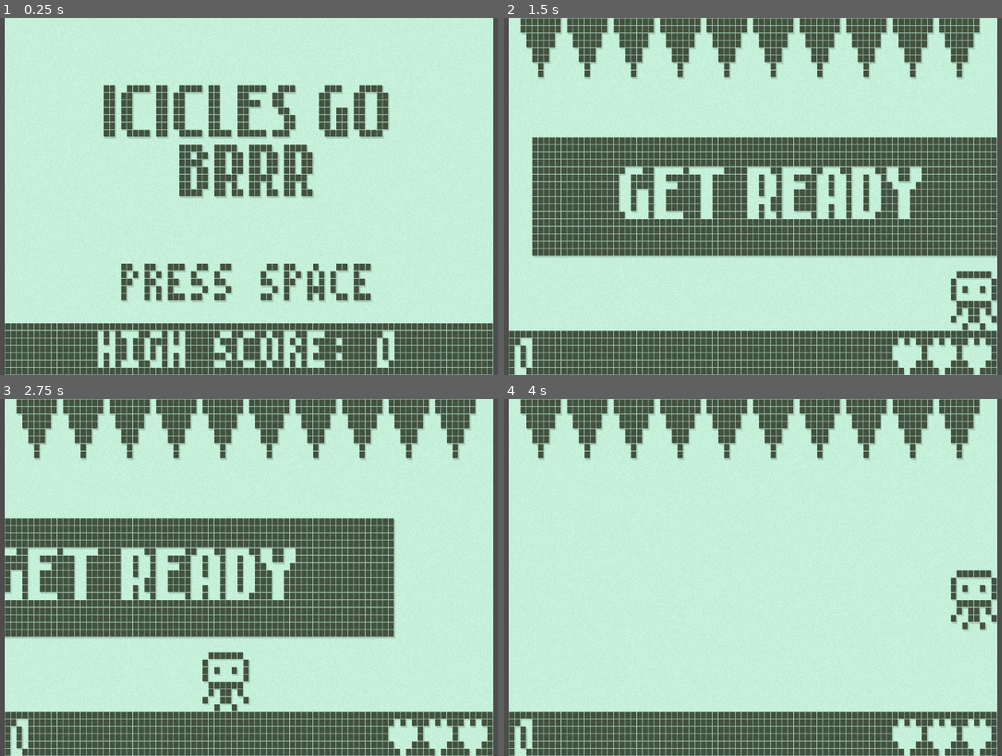
Above: before the commit, frames 1-4 (two rows, left to right).
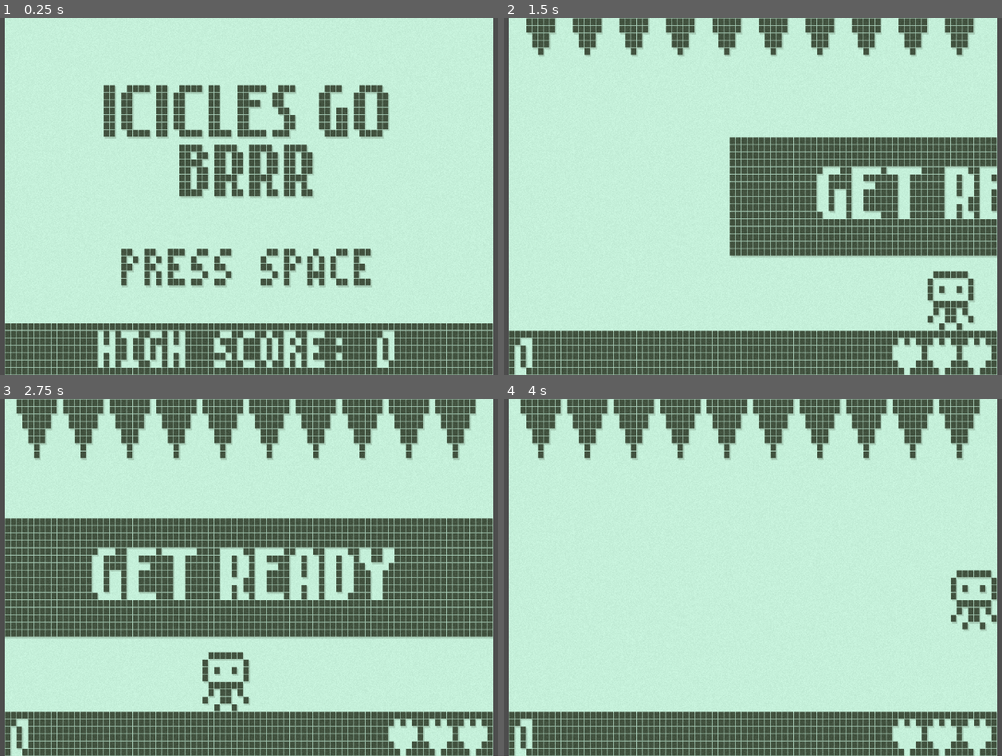
Above: after the commit, the same moments.

Repository: Qowface/nokiajam-6
Game: Godot game, scene res://main.tscn
The game is run twice, just before and just after one commit, with the same random seed, the same clock (stepped at 60 frames per second) and the same inputs.
Inputs:
- Up to frame 1 (0.25 s): no input
- Up to frame 2 (1.5 s): tap Space (jump) at 0.5, 0.6, 0.77, 1.07, 1.35 s; hold Right (move_right) from 0.53 s (still down)
- Up to frame 3 (2.75 s): tap Space (jump) at 1.52, 1.82, 2.1 s; release Right (move_right) at 2.03 s; hold Left (move_left) from 2.03 s (still down)
- Up to frame 4 (4 s): release Left (move_left) at 2.78 s; hold Right (move_right) from 2.78 s (still down); tap Space (jump) at 2.85, 3.02, 3.32, 3.6, 3.77 s

The runs differ from the first frame. In frame 1, 2.9% of the frame differs, in the area x 24-75%, y 64-80%; in frame 2, 21%, in the area x 3-100%, y 0-88%; in frame 3, 14%; in frame 4, nothing differs.

Commit message:
Add blink animations to start and end screens.
Move quit and reset from game scene to scene manager.

Diff:
--- a/scenes/end_screen.tscn
+++ b/scenes/end_screen.tscn
@@ -1,7 +1,28 @@
-[gd_scene load_steps=3 format=3 uid="uid://qyx5bqfrcv0s"]
+[gd_scene load_steps=5 format=3 uid="uid://qyx5bqfrcv0s"]
 
 [ext_resource type="Script" path="res://scripts/end_screen.gd" id="1_dyotp"]
 [ext_resource type="FontFile" uid="uid://cxeg4c7rwp2y3" path="res://assets/fonts/lowrez/lowrez.png" id="2_atoei"]
+
+[sub_resource type="Animation" id="Animation_4k8d5"]
+resource_name = "blink"
+loop_mode = 1
+tracks/0/type = "value"
+tracks/0/imported = false
+tracks/0/enabled = true
+tracks/0/path = NodePath("RestartLabel:visible")
+tracks/0/interp = 1
+tracks/0/loop_wrap = true
+tracks/0/keys = {
+"times": PackedFloat32Array(0, 0.5),
+"transitions": PackedFloat32Array(1, 1),
+"update": 1,
+"values": [true, false]
+}
+
+[sub_resource type="AnimationLibrary" id="AnimationLibrary_ckmbc"]
+_data = {
+"blink": SubResource("Animation_4k8d5")
+}
 
 [node name="EndScreen" type="Control"]
 layout_mode = 3
@@ -57,6 +78,11 @@
 theme_override_constants/line_spacing = 0
 theme_override_fonts/font = ExtResource("2_atoei")
 text = "PRESS SPACE
-TO RESTART"
+TO CONTINUE"
 horizontal_alignment = 1
 vertical_alignment = 1
+
+[node name="AnimationPlayer" type="AnimationPlayer" parent="."]
+libraries = {
+"": SubResource("AnimationLibrary_ckmbc")
+}
--- a/scenes/start_menu.tscn
+++ b/scenes/start_menu.tscn
@@ -1,7 +1,45 @@
-[gd_scene load_steps=3 format=3 uid="uid://bhbhbpc7a5qof"]
+[gd_scene load_steps=6 format=3 uid="uid://bhbhbpc7a5qof"]
 
 [ext_resource type="FontFile" uid="uid://cxeg4c7rwp2y3" path="res://assets/fonts/lowrez/lowrez.png" id="1_1fh0e"]
 [ext_resource type="Script" path="res://scripts/start_menu.gd" id="1_h3alx"]
+
+[sub_resource type="Animation" id="Animation_ofht1"]
+resource_name = "blink"
+loop_mode = 1
+tracks/0/type = "value"
+tracks/0/imported = false
+tracks/0/enabled = true
+tracks/0/path = NodePath("StartLabel:visible")
+tracks/0/interp = 1
+tracks/0/loop_wrap = true
+tracks/0/keys = {
+"times": PackedFloat32Array(0, 0.5),
+"transitions": PackedFloat32Array(1, 1),
+"update": 1,
+"values": [true, false]
+}
+
+[sub_resource type="Animation" id="Animation_a6x2x"]
+resource_name = "fast_blink"
+length = 0.4
+tracks/0/type = "value"
+tracks/0/imported = false
+tracks/0/enabled = true
+tracks/0/path = NodePath("StartLabel:visible")
+tracks/0/interp = 1
+tracks/0/loop_wrap = true
+tracks/0/keys = {
+"times": PackedFloat32Array(0, 0.1, 0.2, 0.3, 0.4),
+"transitions": PackedFloat32Array(1, 1, 1, 1, 1),
+"update": 1,
+"values": [true, false, true, false, true]
+}
+
+[sub_resource type="AnimationLibrary" id="AnimationLibrary_8vffg"]
+_data = {
+"blink": SubResource("Animation_ofht1"),
+"fast_blink": SubResource("Animation_a6x2x")
+}
 
 [node name="StartMenu" type="Control"]
 layout_mode = 3
@@ -26,9 +64,9 @@
 [node name="StartLabel" type="Label" parent="."]
 layout_mode = 0
 offset_left = 2.0
-offset_top = 32.0
+offset_top = 30.0
 offset_right = 82.0
-offset_bottom = 40.0
+offset_bottom = 38.0
 theme_override_fonts/font = ExtResource("1_1fh0e")
 text = "PRESS SPACE"
 horizontal_alignment = 1
@@ -51,3 +89,9 @@
 theme_override_fonts/font = ExtResource("1_1fh0e")
 text = "HIGH SCORE: 123456"
 horizontal_alignment = 1
+
+[node name="AnimationPlayer" type="AnimationPlayer" parent="."]
+libraries = {
+"": SubResource("AnimationLibrary_8vffg")
+}
+autoplay = "blink"
--- a/scripts/end_screen.gd
+++ b/scripts/end_screen.gd
@@ -18,6 +18,7 @@
 
 	await get_tree().create_timer(1.0).timeout
 	$RestartLabel.visible = true
+	$AnimationPlayer.play("blink")
 
 
 func _process(delta):
--- a/scripts/icicle_game.gd
+++ b/scripts/icicle_game.gd
@@ -31,10 +31,7 @@
 
 
 func _process(delta):
-	if Input.is_action_just_pressed("quit"):
-		get_tree().quit()
-	elif Input.is_action_just_pressed("reset"):
-		get_tree().reload_current_scene()
+	pass
 
 
 func drop_random_icicle():
--- a/scripts/scene_manager.gd
+++ b/scripts/scene_manager.gd
@@ -18,6 +18,13 @@
 	}
 
 
+func _process(delta):
+	if Input.is_action_just_pressed("quit"):
+		get_tree().quit()
+	elif Input.is_action_just_pressed("reset"):
+		change_scene("start")
+
+
 func change_scene(scene_id: String):
 	var new_scene = scene_list[scene_id]
 	var scene_instance = new_scene.instantiate()
--- a/scripts/start_menu.gd
+++ b/scripts/start_menu.gd
@@ -1,4 +1,7 @@
 extends Control
+
+
+@onready var animation = $AnimationPlayer
 
 
 func _ready():
@@ -8,4 +11,6 @@
 
 func _process(delta):
 	if Input.is_action_just_pressed("jump"):
+		animation.play("fast_blink")
+		await animation.animation_finished
 		SceneManager.change_scene("game")
